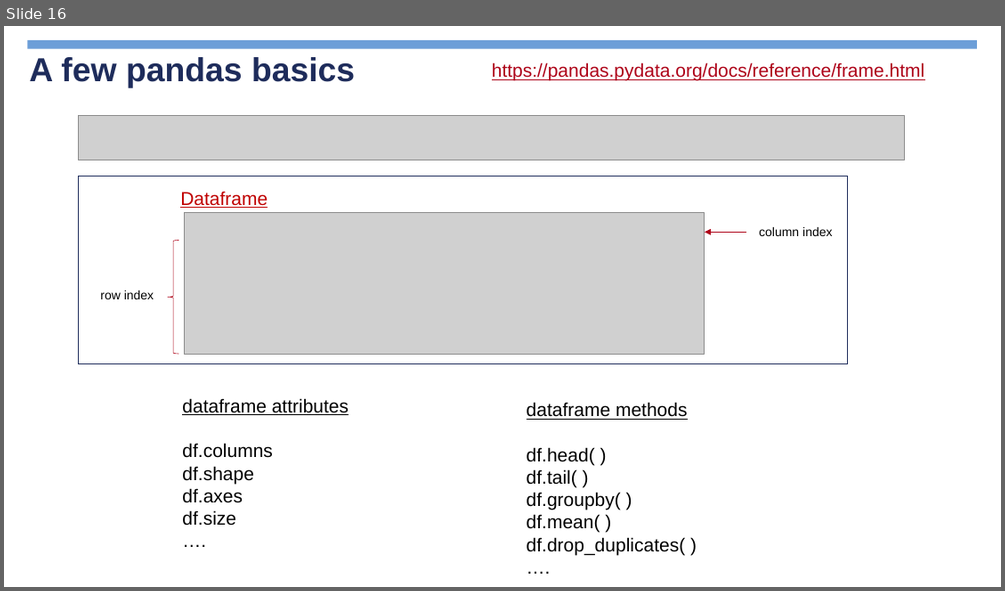
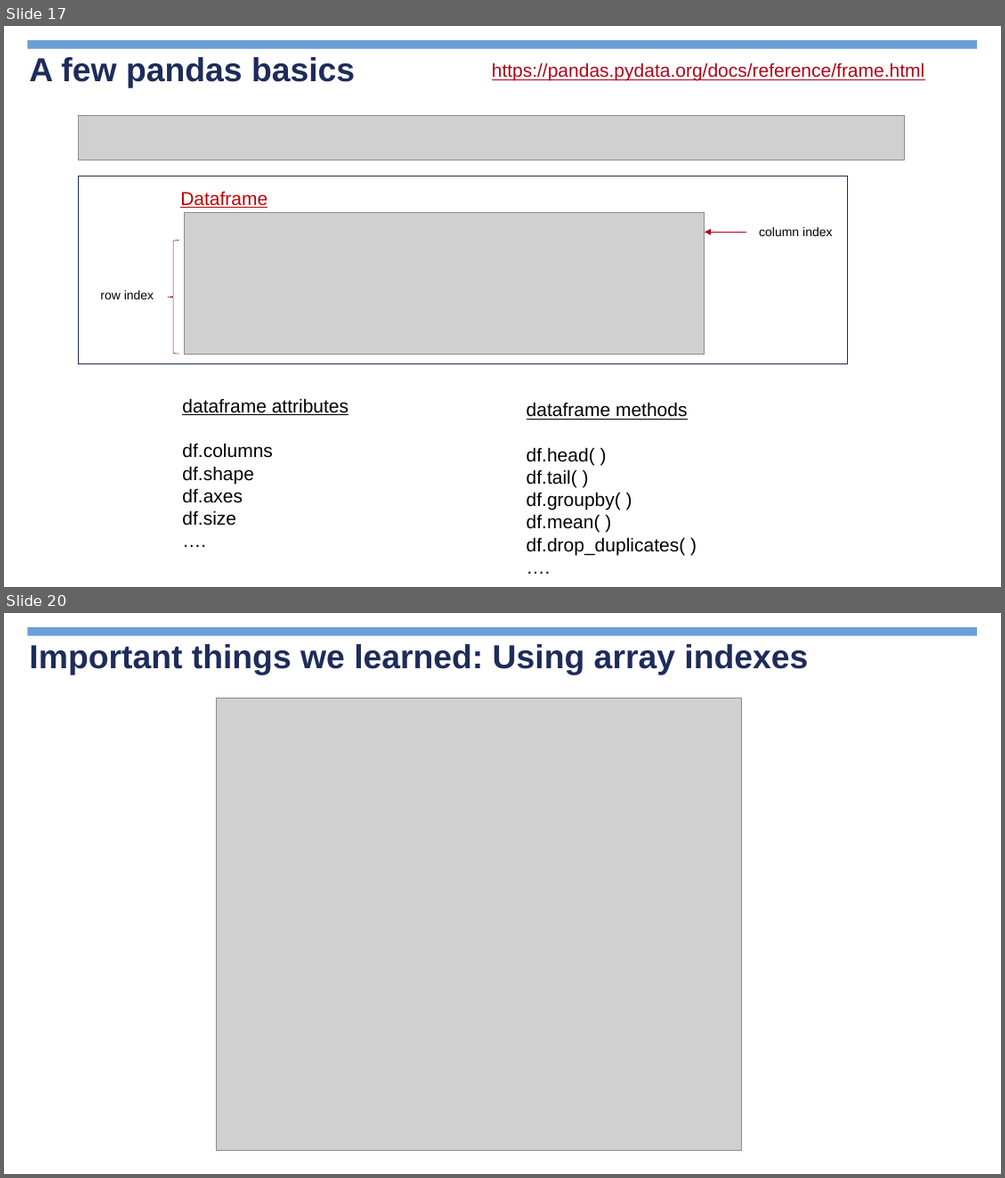
Before and after one commit to jimcody2014/Python-CDC, a slide deck: Intro to Python/Introduction to Python 2022.pptx. Shown one above the other, each under a label of ours: slide 16 before the commit, slides 17 and 20 after it; the slides between them are not shown. The pictures are 1005x591 and 1005x1178 pixels, drawn with LibreOffice and Linux fonts; fonts in the diff are those of the drawing; grey boxes stand for pictures; background and template pictures are left out. Boxes give left, top, right and bottom in pixels: in the first picture for what was removed or moved away, otherwise in the second. Text is boxed around its words. In the diff, an @@ line names an element or a change of style, - is before the commit and + after.

```diff
--- a/Intro to Python/Introduction to Python 2022.pptx
+++ b/Intro to Python/Introduction to Python 2022.pptx
@@ slide 20 added at <box>4,613,1001,1174</box>, background picture (left out); not listed: 1 template element that a slide beside it also shows @@
@@ title added at <box>29,644,808,675</box>, 32 pt, text #1E2C5B, bold @@
+Important things we learned: Using array indexes
@@ picture added at <box>217,698,741,1151</box> @@
@@ page number added at <box>769,1135,994,1165</box>, 13 pt, text #FFFFFF, bold @@
+20
@@ what was slide 16 is now slide 17 @@
```
Also in this commit, not shown: 1 slide changed, 7 other slides added, 48 other files.
